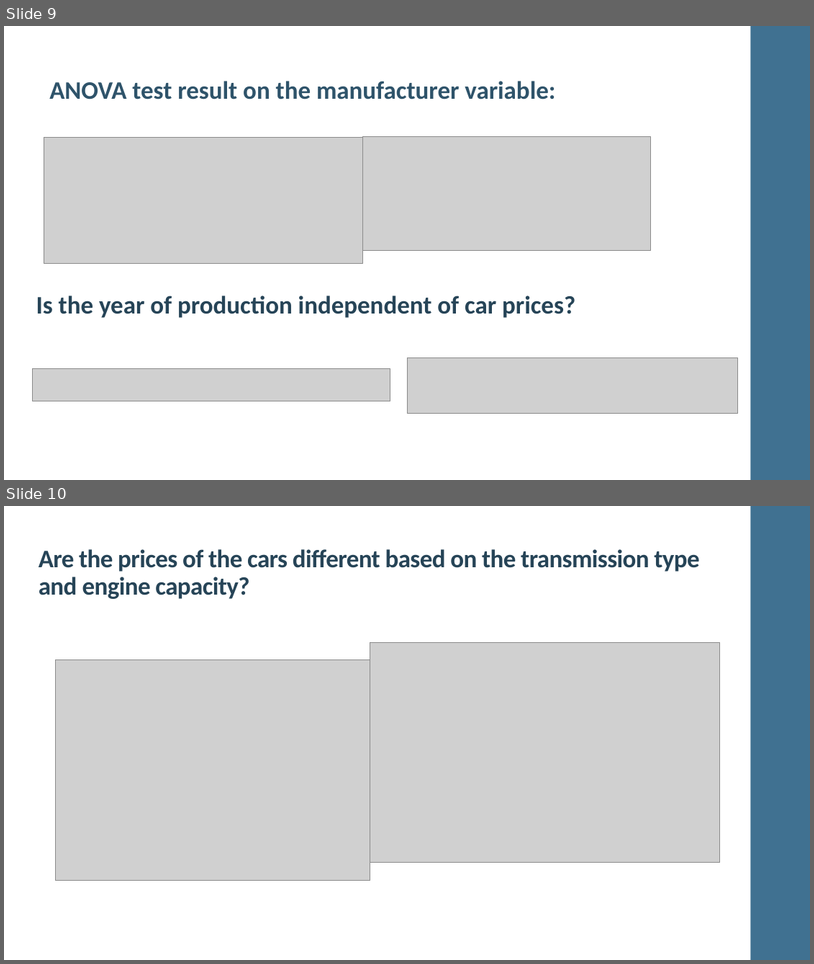
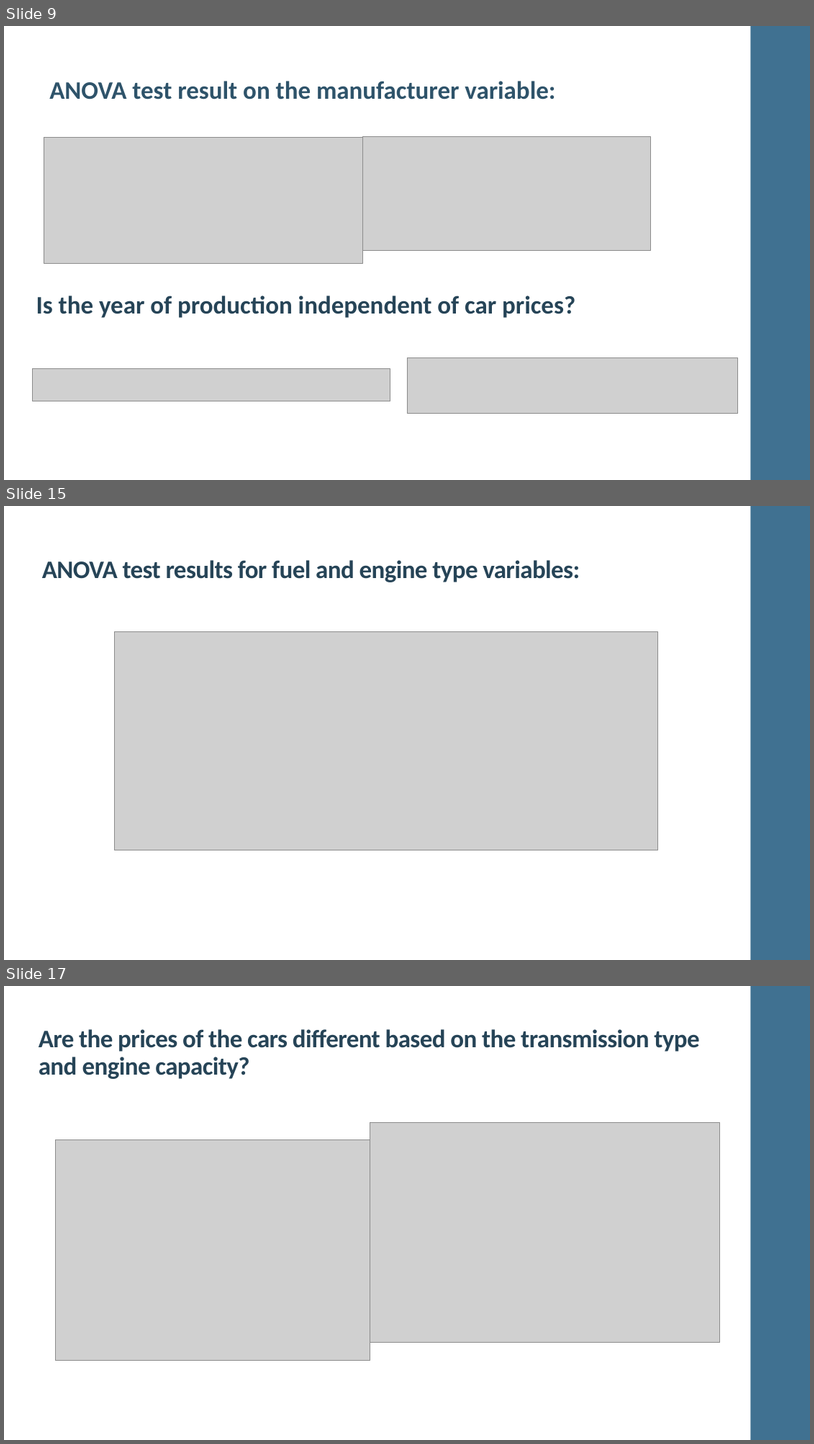
Before and after one commit to MANOJKUMAR1302/22FA_Dataverse_Team08, a slide deck: Team 8_UsedCarsPricePrediction.pptx. Shown one above the other, each under a label of ours: slides 9 and 10 before the commit, slides 9, 15 and 17 after it; the slides between them are not shown. The pictures are 814x964 and 814x1444 pixels, drawn with LibreOffice and Linux fonts; fonts in the diff are those of the drawing; grey boxes stand for pictures. Boxes give left, top, right and bottom in pixels: in the first picture for what was removed or moved away, otherwise in the second. Text is boxed around its words. In the diff, an @@ line names an element or a change of style, - is before the commit and + after.

```diff
--- a/Team 8_UsedCarsPricePrediction.pptx
+++ b/Team 8_UsedCarsPricePrediction.pptx
@@ slide 15 added at (4, 506, 810, 960), background #FFFFFF; not listed: 1 template element that a slide beside it also shows @@
@@ text added at (42, 560, 580, 582), 30 pt, text #264457, bold @@
+ANOVA test results for fuel and engine type variables:
@@ picture added at (115, 632, 658, 849) @@
@@ what was slide 10 is now slide 17 @@
```
Also in this commit, not shown: 6 other slides added.
